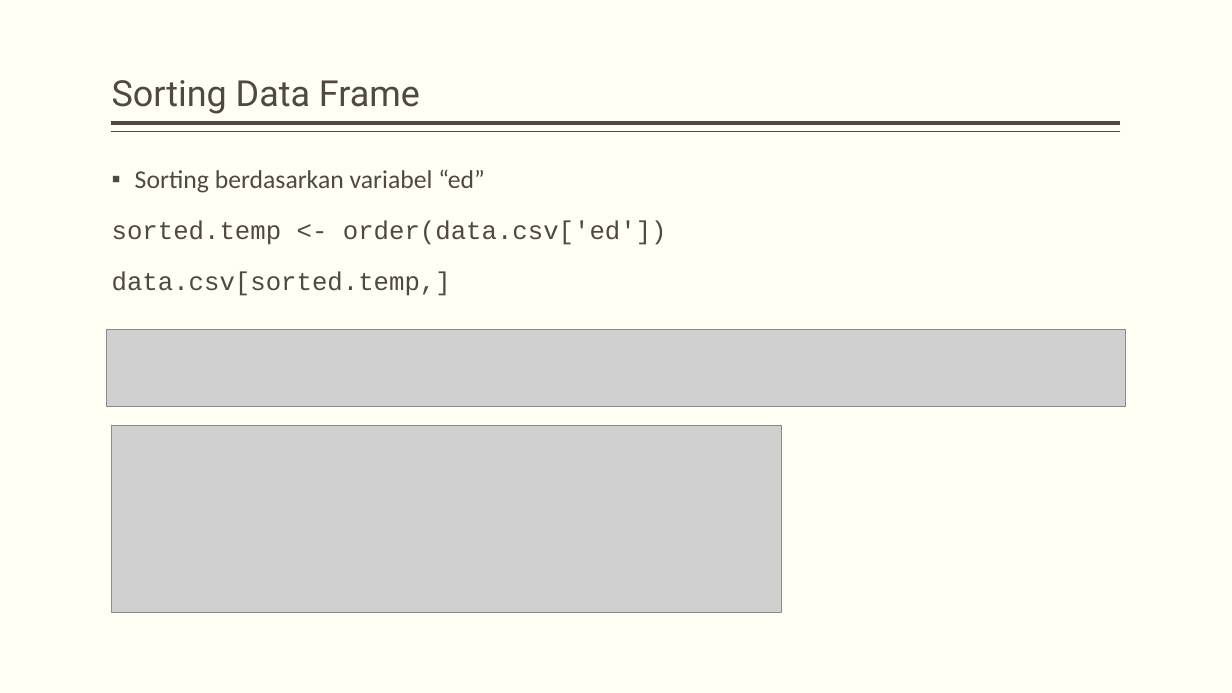
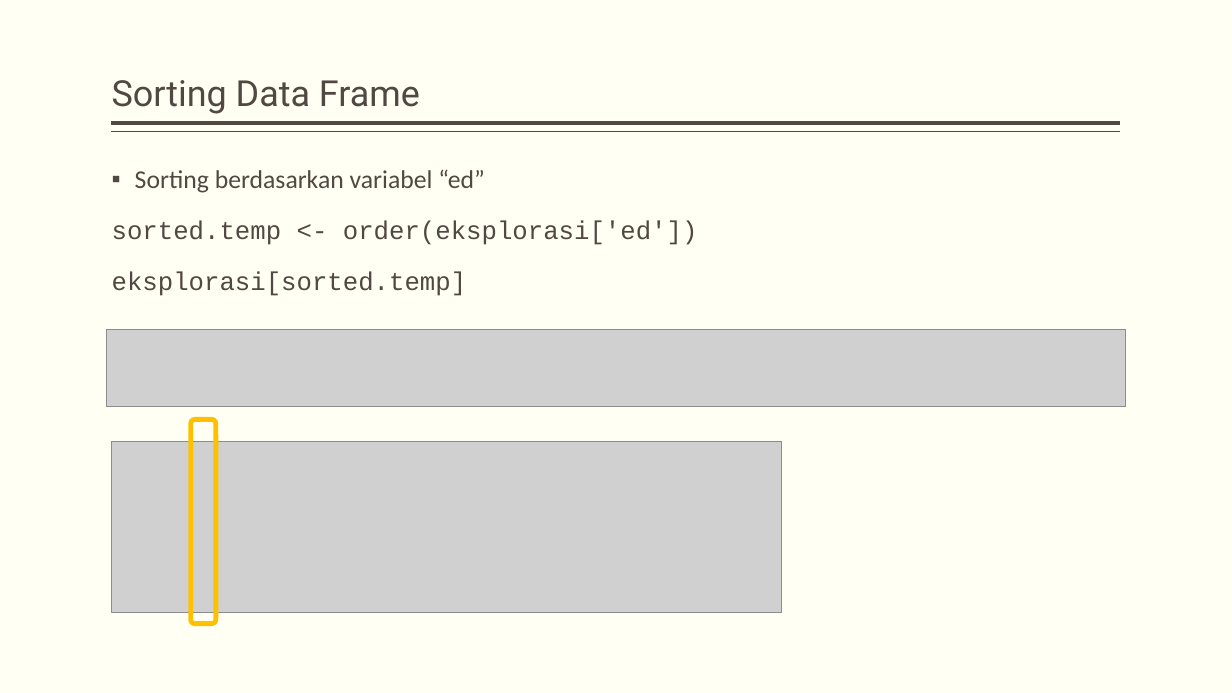
Before and after one commit to dewikiswani/ganesha--R, a slide deck: slide 69 of 201907 -- Pelatihan R ganesha - day1.pptx (slide 68 before the commit). Drawn at 1232x693 pixels with LibreOffice and Linux fonts; fonts in the diff are those of the drawing; grey boxes stand for pictures. Boxes give left, top, right and bottom in pixels: in the first picture for what was removed or moved away, otherwise in the second. Text is boxed around its words. In the diff, an @@ line names an element or a change of style, - is before the commit and + after.

```diff
--- a/201907 -- Pelatihan R ganesha - day1.pptx
+++ b/201907 -- Pelatihan R ganesha - day1.pptx
@@ text at <box>112,220,698,296</box>: text changed @@
-sorted.temp <- order(data.csv['ed'])
-data.csv[sorted.temp,]
+sorted.temp <- order(eksplorasi['ed'])
+eksplorasi[sorted.temp]
@@ picture: place and size @@
-picture at <box>112,426,782,613</box>
+picture at <box>112,442,782,612</box>
@@ rounded rectangle added at <box>190,420,215,624</box>, outline #FFC000 3.78 pt @@
```
Also in this commit, not shown: 52 other slides changed, 3 slides added.
